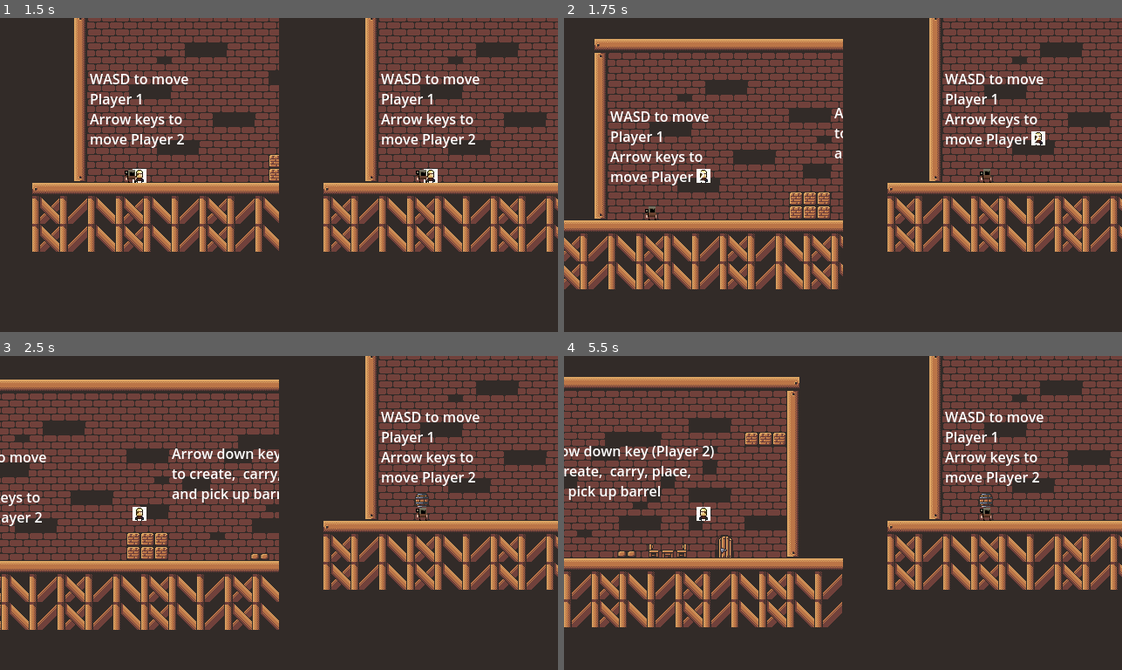
Above: before the commit, frames 1-4 (two rows, left to right).
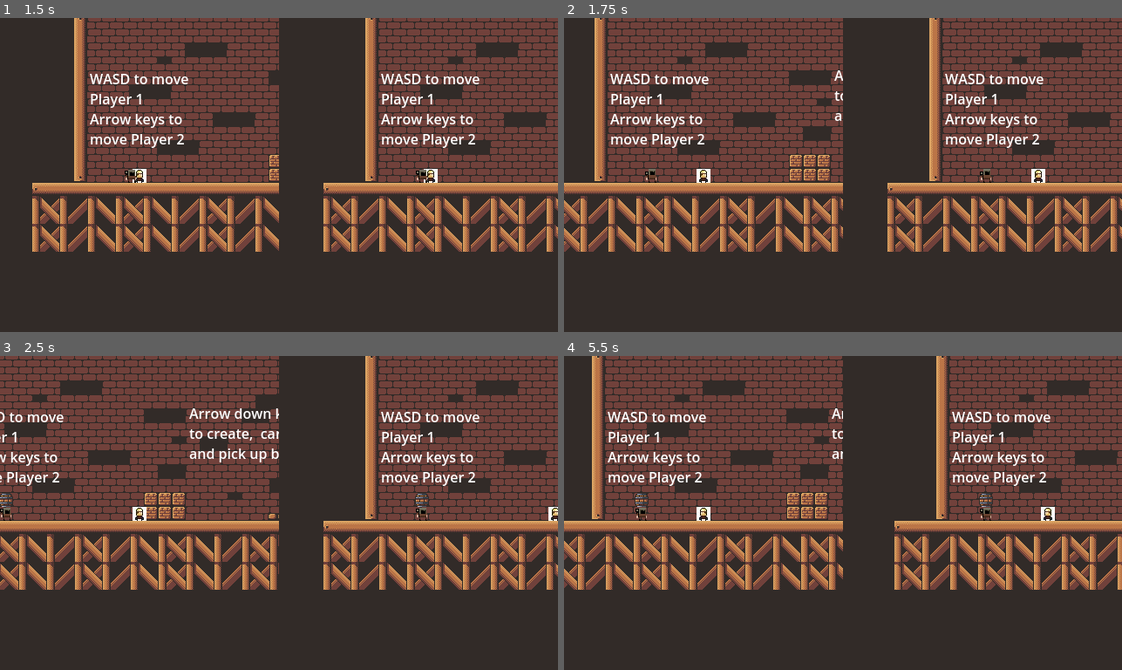
Above: after the commit, the same moments.

Repository: Darr3n2GG/Puzzle-Knights-2P-
Game: Godot game, scene res://Scenes/Main Menu/main_menu.tscn
The game is run twice, just before and just after one commit, with the same random seed, the same clock (stepped at 60 frames per second) and the same inputs.
Inputs:
- Up to frame 1 (1.5 s): click "Start Game" at 0.5 s; tap Enter at 1.25 s; hold D (1Right) from 1.28 s (still down); tap S (1Attack) at 1.35 s
- Up to frame 2 (1.75 s): keep holding D (1Right); tap W (1Up) at 1.52 s
- Up to frame 3 (2.5 s): keep holding D (1Right); tap Down (2PlaceOrCarry) at 2.1 s; tap W (1Up) at 2.27 s
- Up to frame 4 (5.5 s): release D (1Right) at 2.78 s; hold A (1Left) 2.78-3.53 s; tap S (1Attack) at 2.85, 4.35 s; hold D (1Right) 3.53-5.03 s; tap Down (2PlaceOrCarry) at 3.6, 5.1 s; tap W (1Up) at 3.77, 4.52, 5.27 s; hold A (1Left) from 5.03 s (still down)

Frame 1 is identical in both runs. In frame 2, 25% of the frame differs, in the area x 0-87%, y 0-87%; in frame 3, 28%; in frame 4, 39%, in the area x 0-100%, y 0-87%.
Error in both runs: Cannot call method 'get_child' on a null value. (res://Resources/Global.gd:15)

Commit message:
added knockback
-changed player direction and knockback to vector2

Diff:
--- a/Characters/Players/Player 1/P1_Attack.gd
+++ b/Characters/Players/Player 1/P1_Attack.gd
@@ -2,6 +2,8 @@
 
 @onready var timer : Timer = $IsAttacking
 @onready var hurtbox : Area2D = $"../Hurtbox_Component"
+var has_hit : bool = false
+@export var knockback_strength : float = 50.0
 
 func _ready() -> void:
 	hurtbox.monitoring = false
@@ -12,4 +14,10 @@
 		timer.start()
 
 func _on_is_attacking_timeout() -> void:
+	has_hit = false
 	hurtbox.monitoring = false
+
+func _on_hurtbox_component_area_entered(_area: Area2D) -> void:
+	if hurtbox.monitoring:
+		var knockback_force = knockback_strength * get_parent().direction * -1
+		get_parent().knockback = knockback_force
--- a/Characters/Players/Player 1/player_1.tscn
+++ b/Characters/Players/Player 1/player_1.tscn
@@ -56,7 +56,7 @@
 [node name="Hurtbox_Component" parent="." instance=ExtResource("8_p584q")]
 collision_layer = 0
 collision_mask = 11
-knockback = 1.0
+knockback_x = 200.0
 
 [node name="HurtBox" type="CollisionShape2D" parent="Hurtbox_Component"]
 position = Vector2(16.5, 0)
@@ -70,4 +70,5 @@
 wait_time = 0.1
 one_shot = true
 
+[connection signal="area_entered" from="Hurtbox_Component" to="P1_Attack" method="_on_hurtbox_component_area_entered"]
 [connection signal="timeout" from="P1_Attack/IsAttacking" to="P1_Attack" method="_on_is_attacking_timeout"]
--- a/Characters/Players/Player 2/player_2.tscn
+++ b/Characters/Players/Player 2/player_2.tscn
@@ -159,7 +159,7 @@
 size = Vector2(12, 15)
 
 [sub_resource type="RectangleShape2D" id="RectangleShape2D_h73c5"]
-size = Vector2(30, 15)
+size = Vector2(30, 14)
 
 [sub_resource type="RectangleShape2D" id="RectangleShape2D_qw1vh"]
 size = Vector2(12, 15)
@@ -196,7 +196,7 @@
 collision_mask = 4
 
 [node name="TerrainDetectorCollsion" type="CollisionShape2D" parent="TerrainDetector"]
-position = Vector2(9, 0.5)
+position = Vector2(9, 0)
 shape = SubResource("RectangleShape2D_h73c5")
 debug_color = Color(0.992157, 0, 0.239216, 0.419608)
 
--- a/Characters/Players/Player.gd
+++ b/Characters/Players/Player.gd
@@ -15,8 +15,10 @@
 @export var maxcoyotetime : float = 0.2
 
 ##Direction a player is facing in int value
-var direction : int = 1
-
+var direction : Vector2 = Vector2.RIGHT
+##knockback for player whenever being hit by something or is hitting something
+var knockback : Vector2 = Vector2.ZERO
+##god mode
 var god_mode : bool = false
 
 ##Speed value of player
@@ -35,6 +37,9 @@
 @export var controls : Resource = null
 
 func _physics_process(delta) -> void:
+	if velocity.x != 0:
+		velocity.x = lerp(Vector2(velocity.x , 0), Vector2.ZERO, 1.0).x
+
 	if not is_on_floor():
 		velocity.y += gravity * delta
 
@@ -45,27 +50,30 @@
 		coyotetimer += delta
 
 	if Input.is_action_pressed(controls.up) and coyotetimer < maxcoyotetime and not has_jumped: # or Input.is_joy_button_pressed(controls.player_index,JOY_BUTTON_DPAD_UP) and is_on_floor():
-			velocity.y = jump_vel
-			has_jumped = true
+		velocity.y = jump_vel
+		has_jumped = true
 
 	if Input.is_action_pressed(controls.right): #or Input.is_joy_button_pressed(controls.player_index,JOY_BUTTON_DPAD_RIGHT):
 		anim.flip_h = false
-		direction = 1
+		direction = Vector2.RIGHT
 		global_position.x += speed * delta
 		if controls.player_index == 0:
 			$Hurtbox_Component/HurtBox.position.x = 17
 		else:
 			$TerrainDetector/TerrainDetectorCollsion.position.x = 9
 
-
 	elif Input.is_action_pressed(controls.left): #or Input.is_joy_button_pressed(controls.player_index,JOY_BUTTON_DPAD_LEFT):
 		anim.flip_h = true
-		direction = -1
+		direction = Vector2.LEFT
 		global_position.x -= speed * delta
 		if controls.player_index == 0:
 			$Hurtbox_Component/HurtBox.position.x = -17
 		else:
 			$TerrainDetector/TerrainDetectorCollsion.position.x = -9
+
+	if knockback != Vector2.ZERO:
+		velocity = knockback * delta
+		knockback = lerp(knockback, Vector2.ZERO, 0.1)
 
 	if position.y > 5000:
 		global_position = spawn_point
--- a/Creature/Barrel/Dummy.gd
+++ b/Creature/Barrel/Dummy.gd
@@ -25,7 +25,7 @@
 				die()
 			gravity_scale = 1.0
 		States.carry:
-			global_position = p2.global_position + Vector2(base_place_range * p2.direction,0)
+			global_position = p2.global_position + base_place_range * p2.direction
 			gravity_scale = 0.0
 			linear_velocity = Vector2.ZERO
 		States.dead:
--- a/Resources/Attack.gd
+++ b/Resources/Attack.gd
@@ -4,4 +4,4 @@
 class_name Attack
 
 var damage : float
-var knockback : float
+var knockback : Vector2
--- a/Resources/Component/Health Component.gd
+++ b/Resources/Component/Health Component.gd
@@ -19,8 +19,8 @@
 	health -= attack.damage
 	if parent is player:
 		pass
-	elif parent is Barrel:
-		parent.apply_central_impulse(Vector2(attack.knockback * 200 ,0)) #knockback func
+	elif parent is Barrel or BarrelE:
+		parent.apply_central_impulse(attack.knockback) #knockback func
 
 	var parent_class = parent.get_class()
 	var creature_class = creature.get_class()
--- a/Resources/Component/Hurtbox_Component.gd
+++ b/Resources/Component/Hurtbox_Component.gd
@@ -2,7 +2,7 @@
 class_name Com_HurtB
 
 @export var damage : float = 1.0
-@export var knockback : float = 0.0
+@export var knockback_x : float = 0.0
 
 func _on_area_entered(area: Area2D) -> void:
 	print("entered")
@@ -11,6 +11,8 @@
 		var hitbox : Com_HitB = area
 		var attack_instance = Attack.new()
 		attack_instance.damage = damage
+
+		var knockback = Vector2(knockback_x, 0)
 		attack_instance.knockback = knockback * get_parent().direction
 
 		hitbox.damage(attack_instance, get_parent())
